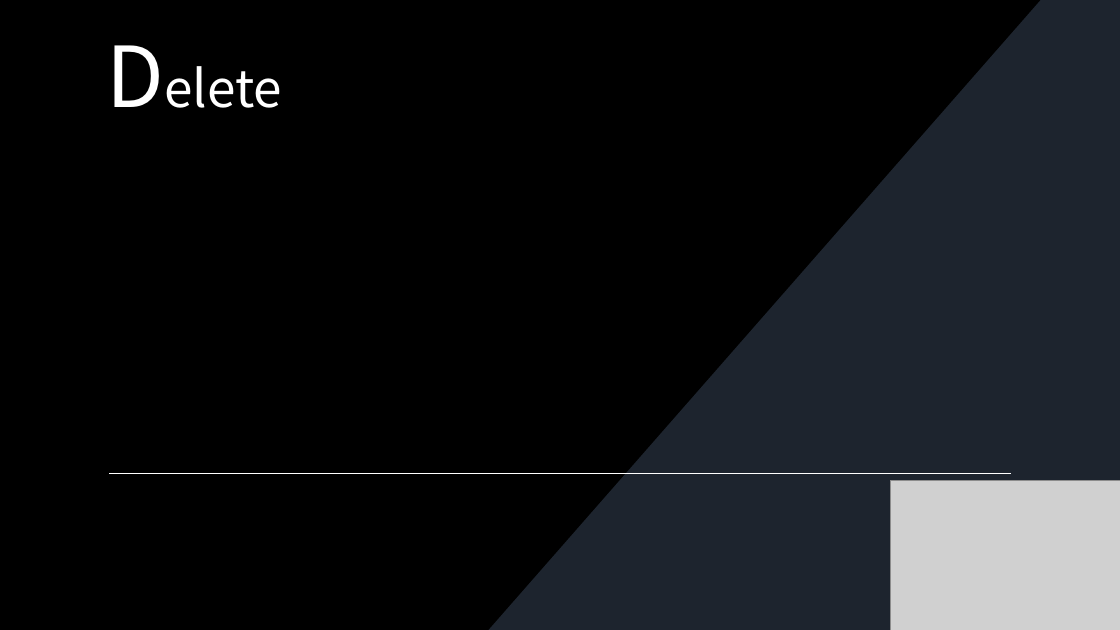
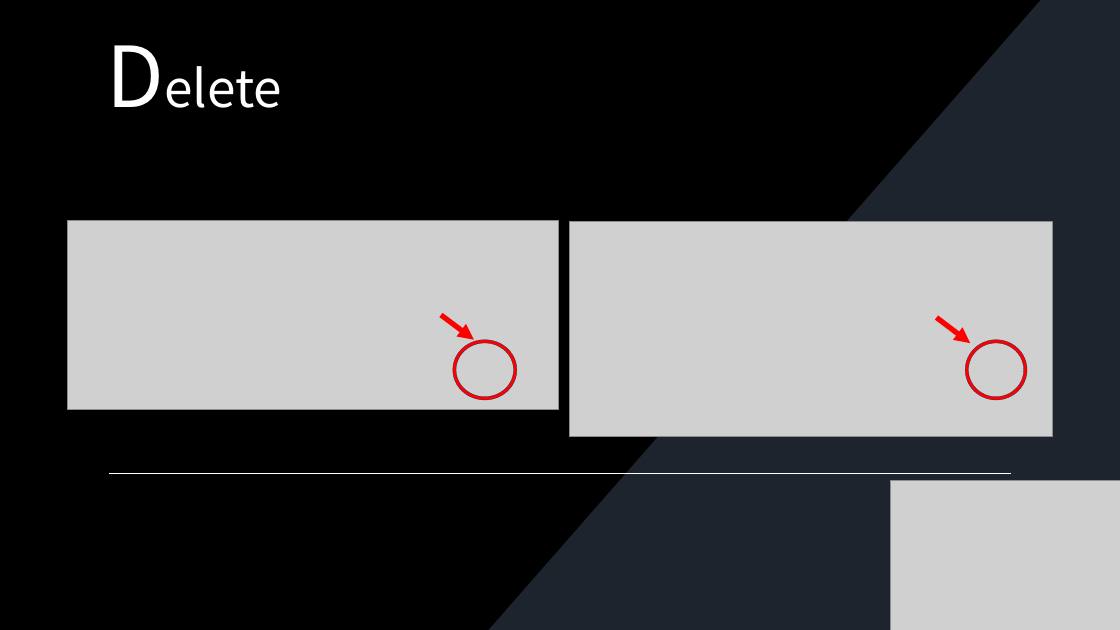
Before and after one commit to JonasTopper/Bedriftsportalen, a slide deck: slide 8 of Presentasjon.pptx. Drawn at 1120x630 pixels with LibreOffice and Linux fonts; fonts in the diff are those of the drawing; grey boxes stand for pictures; background and template pictures are left out. Boxes give left, top, right and bottom in pixels: in the first picture for what was removed or moved away, otherwise in the second. Text is boxed around its words. In the diff, an @@ line names an element or a change of style, - is before the commit and + after.

```diff
--- a/Presentasjon.pptx
+++ b/Presentasjon.pptx
@@ picture added at (67,221,558,409) @@
@@ picture added at (570,222,1053,437) @@
@@ arrow added from (441, 315) to (474, 339), #FF0000 4.5 pt @@
@@ arrow added from (937, 318) to (970, 343), #FF0000 4.5 pt @@
@@ donut added at (453,339,517,400), fill #FF0000, outline #1E3256 0.25 pt @@
@@ donut added at (965,339,1028,400), fill #FF0000, outline #1E3256 0.25 pt @@
```
Also in this commit, not shown: 3 other slides changed.
